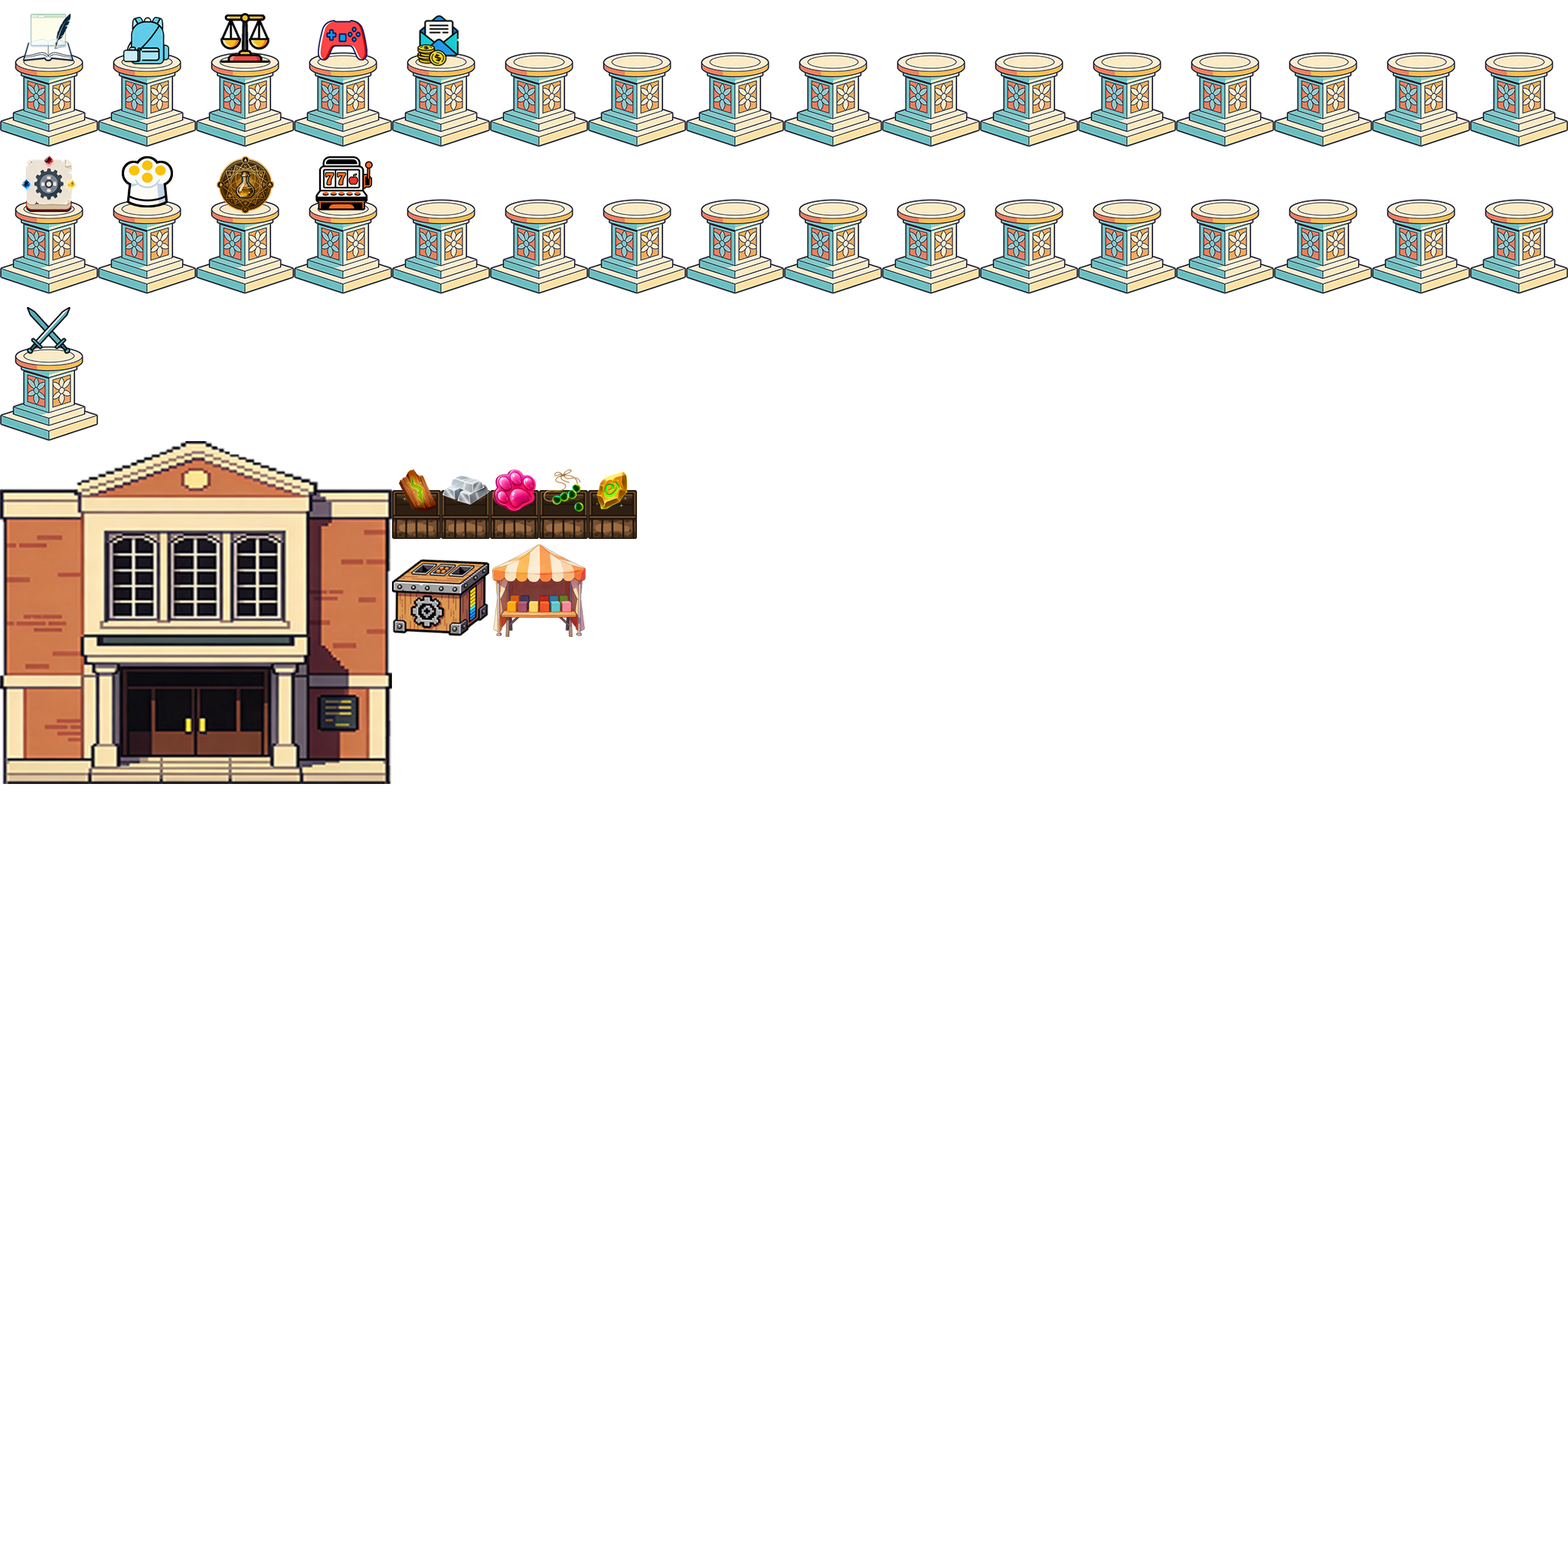
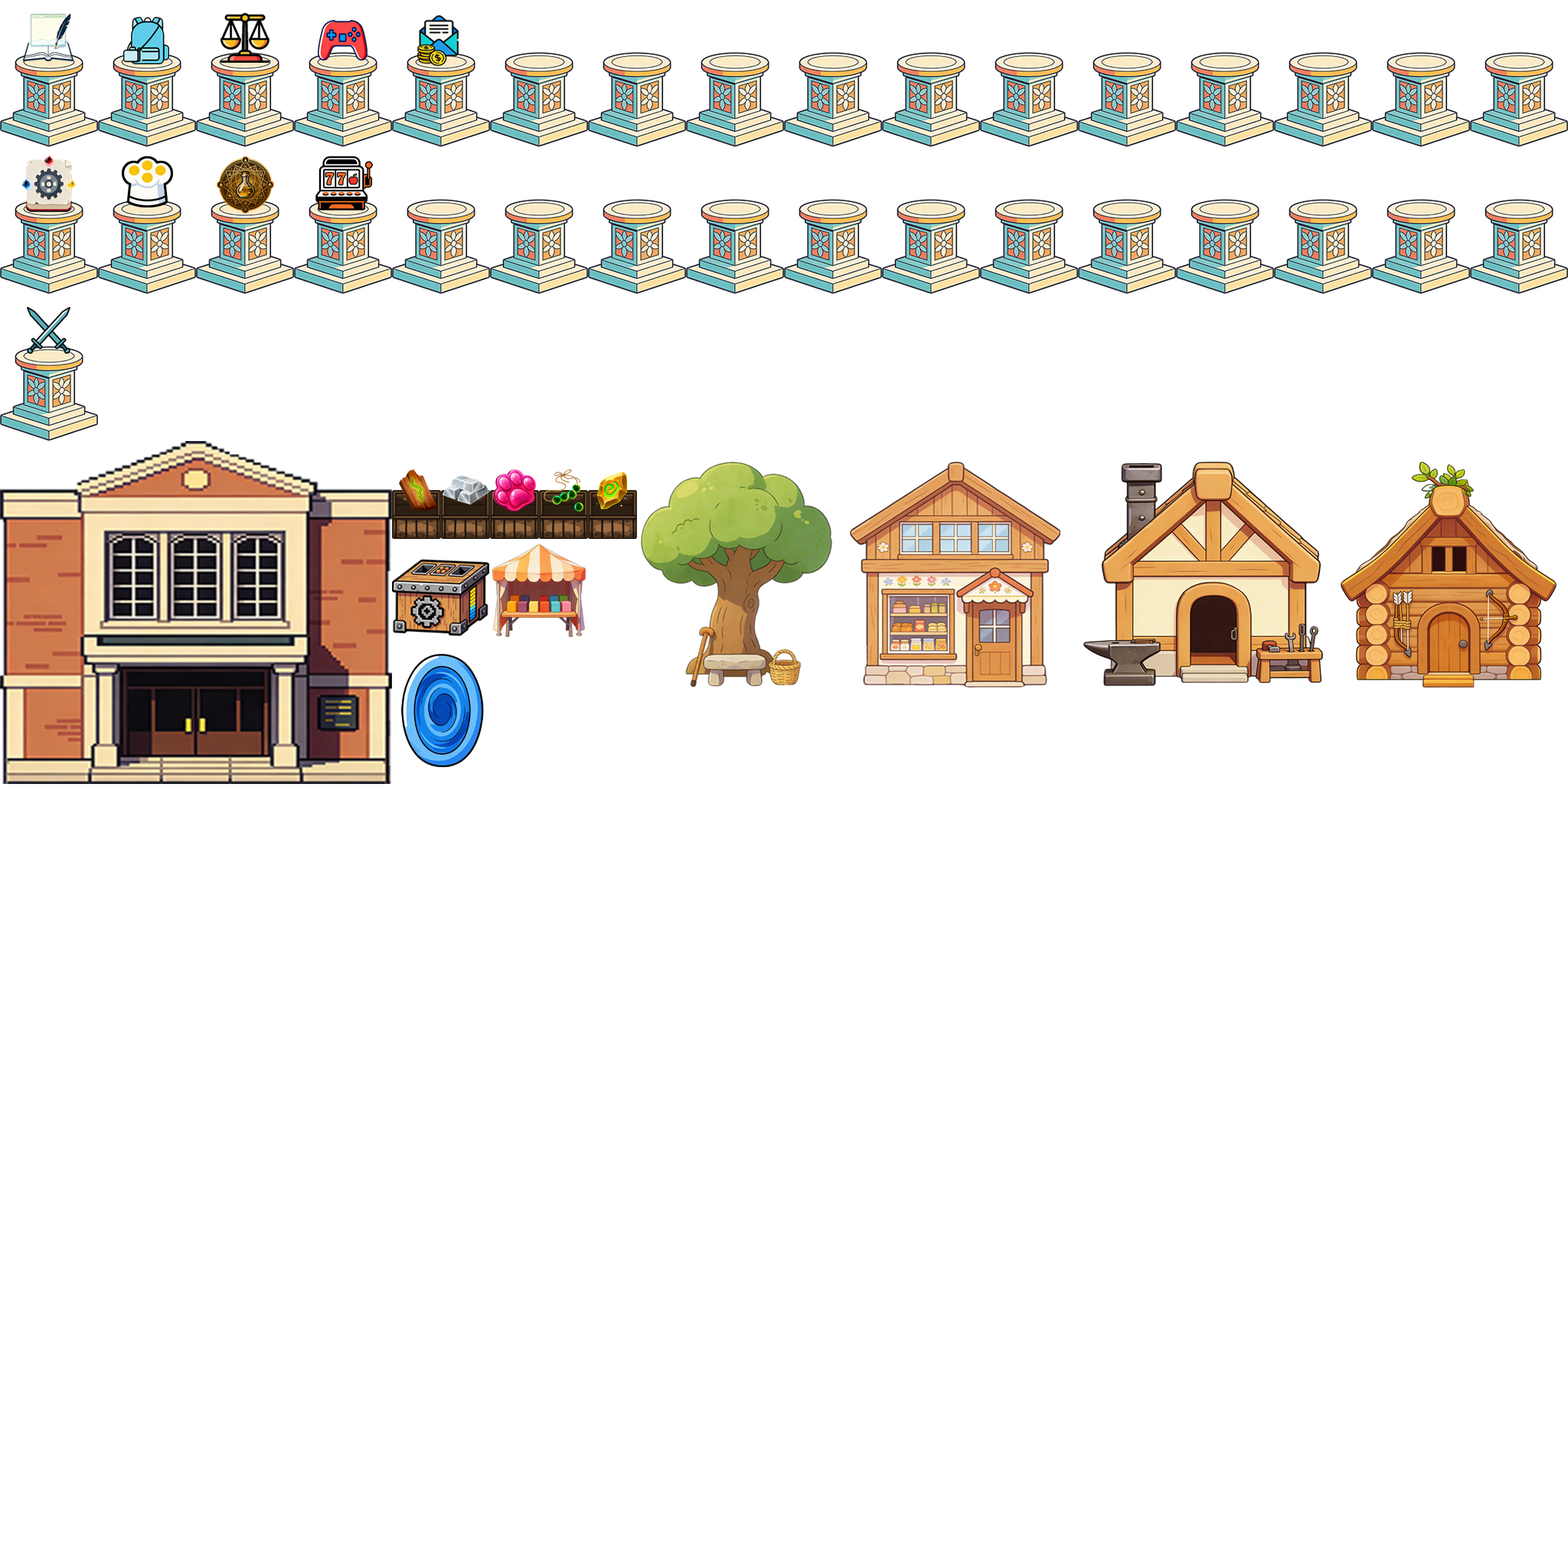
Two versions of the same layered image (1568×1568). Layer-by-layer changes:
added layer "图层 55" above "图层 54" over [left=401, top=653, right=484, bottom=768]
added layer "图层 54" above "图层 53" over [left=1340, top=461, right=1557, bottom=688]
added layer "图层 53" above "图层 52" over [left=1083, top=461, right=1324, bottom=688]
added layer "图层 52" above "图层 51" over [left=849, top=461, right=1061, bottom=688]
added layer "图层 51" above "图层 50" over [left=640, top=461, right=833, bottom=688]